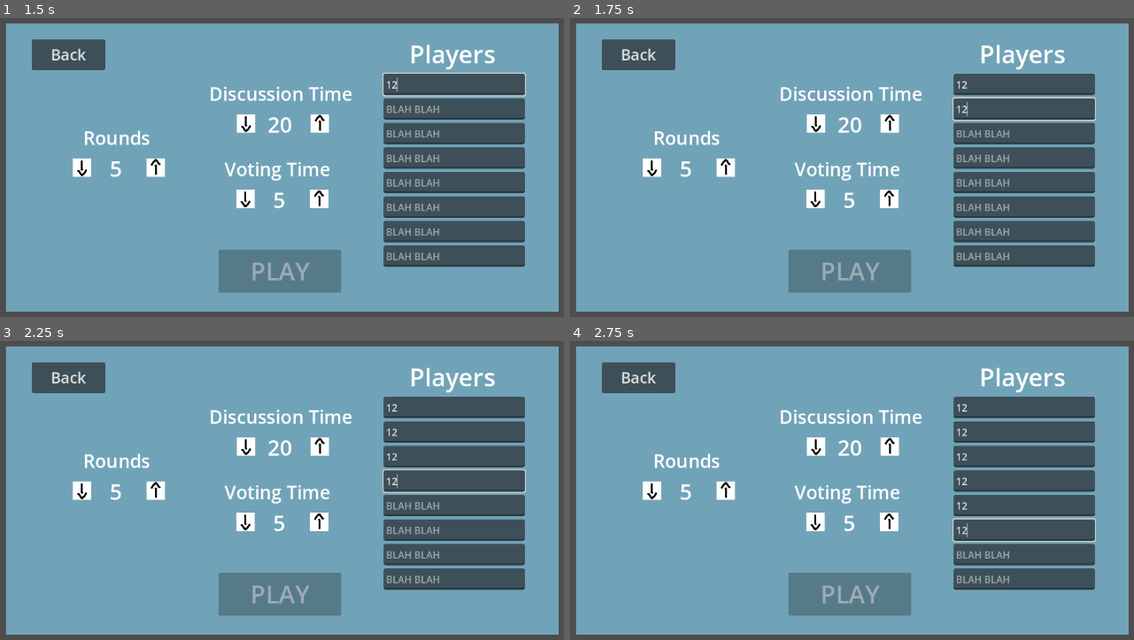
Above: before the commit, frames 1-4 (two rows, left to right).
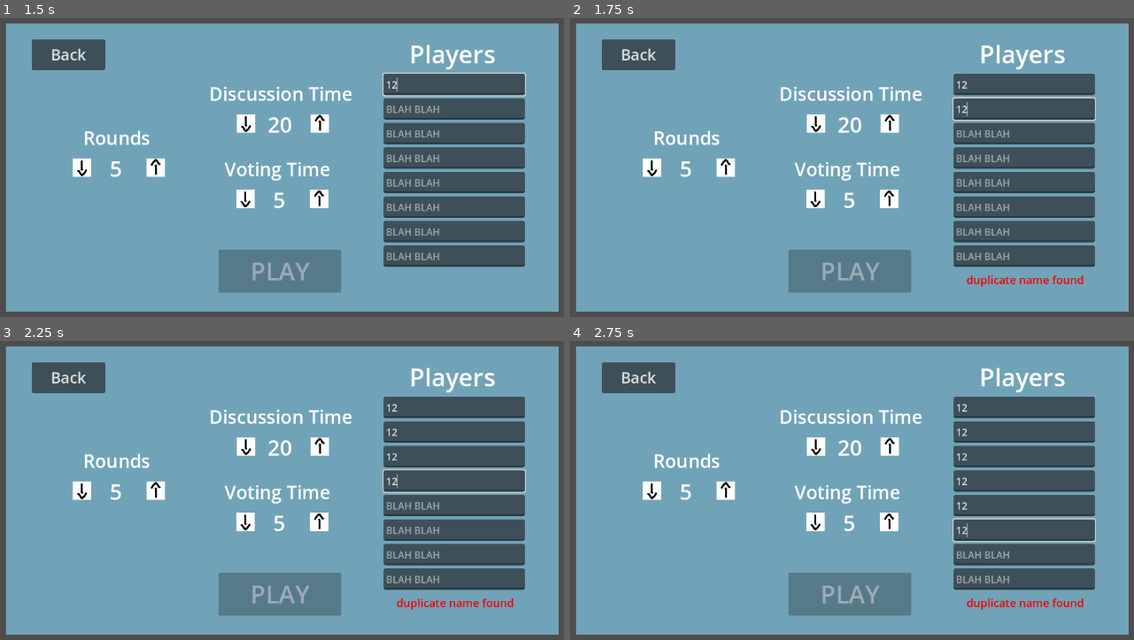
Above: after the commit, the same moments.

Repository: Beepered/WouldYouPressTheButton-Special
Game: Godot game, scene res://scenes/main_menu.tscn
Two runs of this game, one before a commit and one after it. Both use one fixed random seed, a clock stepped at 60 frames per second and the inputs below.
Inputs (mouse positions are in pixels of both pictures, inside the frame that each line leads up to):
- Up to frame 1 (1.5 s): click "Play" at 0.5 s; click (456, 83) at 1.27 s; type "12" at 1.35 s
- Up to frame 2 (1.75 s): click (1026, 107) at 1.5 s; type "12" at 1.58 s; click (1026, 134) at 1.73 s
- Up to frame 3 (2.25 s): type "12" at 1.82 s; click (456, 481) at 2.02 s; type "12" at 2.1 s
- Up to frame 4 (2.75 s): click (1026, 505) at 2.25 s; type "12" at 2.33 s; click (1026, 529) at 2.48 s; type "12" at 2.57 s

Frame 1 is identical in both runs. In frame 2, 0.3% of the frame differs, in the area x 70-92%, y 86-90%; in frame 3, 0.3%; in frame 4, 0.3%.

Commit message:
too many players warning label

Diff:
--- a/wouldyoupressthebutton-special/scenes/main_menu.tscn
+++ b/wouldyoupressthebutton-special/scenes/main_menu.tscn
@@ -73,7 +73,6 @@
 text = "Credits"
 
 [node name="Settings" type="Node2D" parent="CanvasLayer"]
-visible = false
 
 [node name="background" type="Sprite2D" parent="CanvasLayer/Settings"]
 modulate = Color(0.444489, 0.638216, 0.721653, 1)
@@ -327,6 +326,17 @@
 shortcut_keys_enabled = false
 middle_mouse_paste_enabled = false
 drag_and_drop_selection_enabled = false
+
+[node name="Warning" type="Label" parent="CanvasLayer/Settings/NumPlayers"]
+visible = false
+layout_mode = 0
+offset_left = 21.0
+offset_top = 383.0
+offset_right = 213.0
+offset_bottom = 409.0
+theme_override_colors/font_color = Color(0.956863, 0, 0, 1)
+theme_override_font_sizes/font_size = 18
+text = "duplicate name found"
 
 [node name="PlayButton" type="Button" parent="CanvasLayer/Settings"]
 offset_left = 484.0
--- a/wouldyoupressthebutton-special/scripts/menu/main_menu.gd
+++ b/wouldyoupressthebutton-special/scripts/menu/main_menu.gd
@@ -37,14 +37,17 @@
 			Global.playerNames.push_back(player_name.text)
 	get_tree().change_scene_to_file("res://scenes/PlayScene.tscn")
 
-func checkNumPlayers(): # doesn't check if names are different if you want to do that
+@onready var warning = $CanvasLayer/Settings/NumPlayers/Warning
+func checkNumPlayers():
 	var count = 0
 	var nameList = []
 	for player_name in playerNames:
 		var name = player_name.text
 		if(name != ""):
 			if nameList.has(name):
+				warning.visible = true
 				return 0
 			count += 1
 		nameList.append(name)
+	warning.visible = false
 	return count
